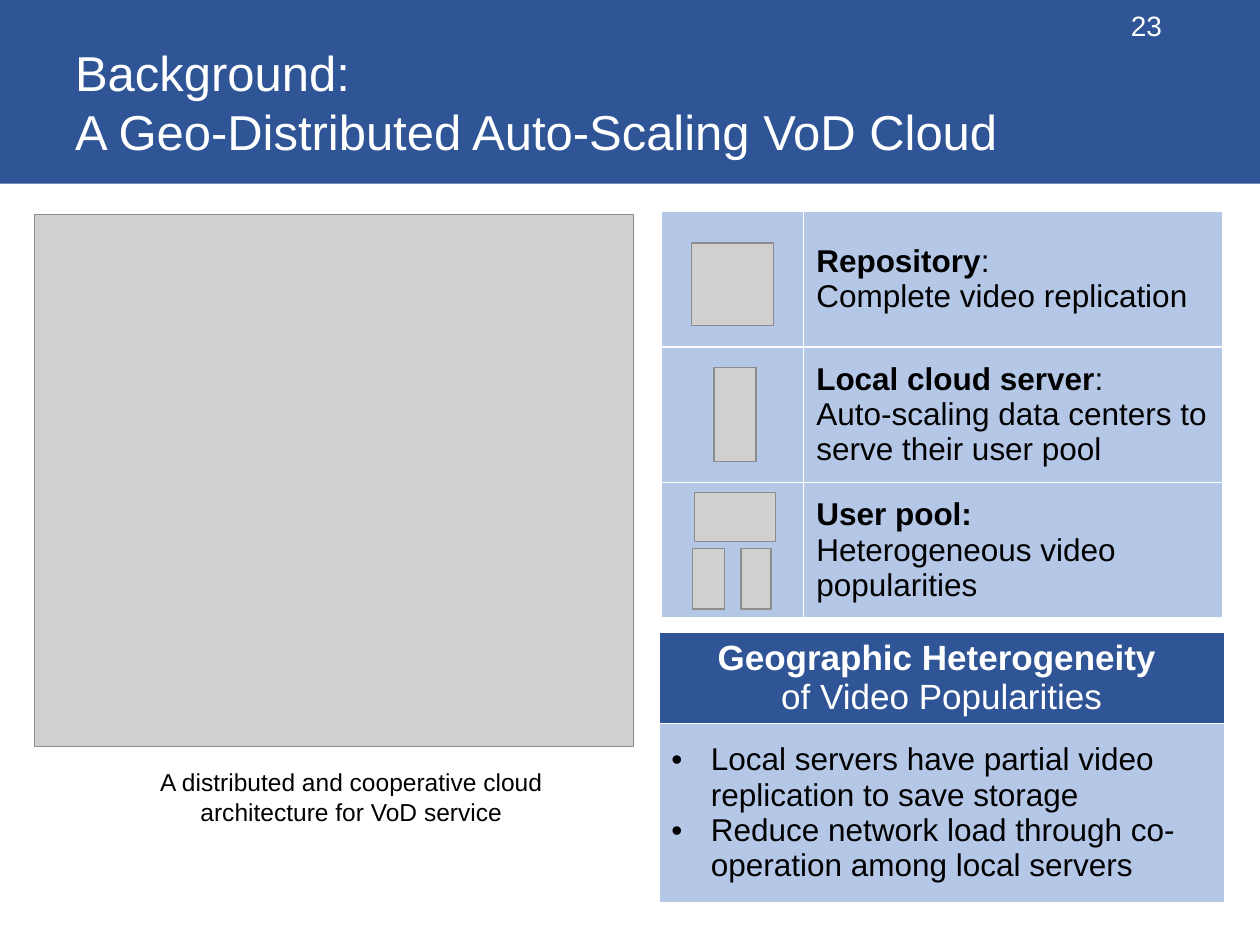
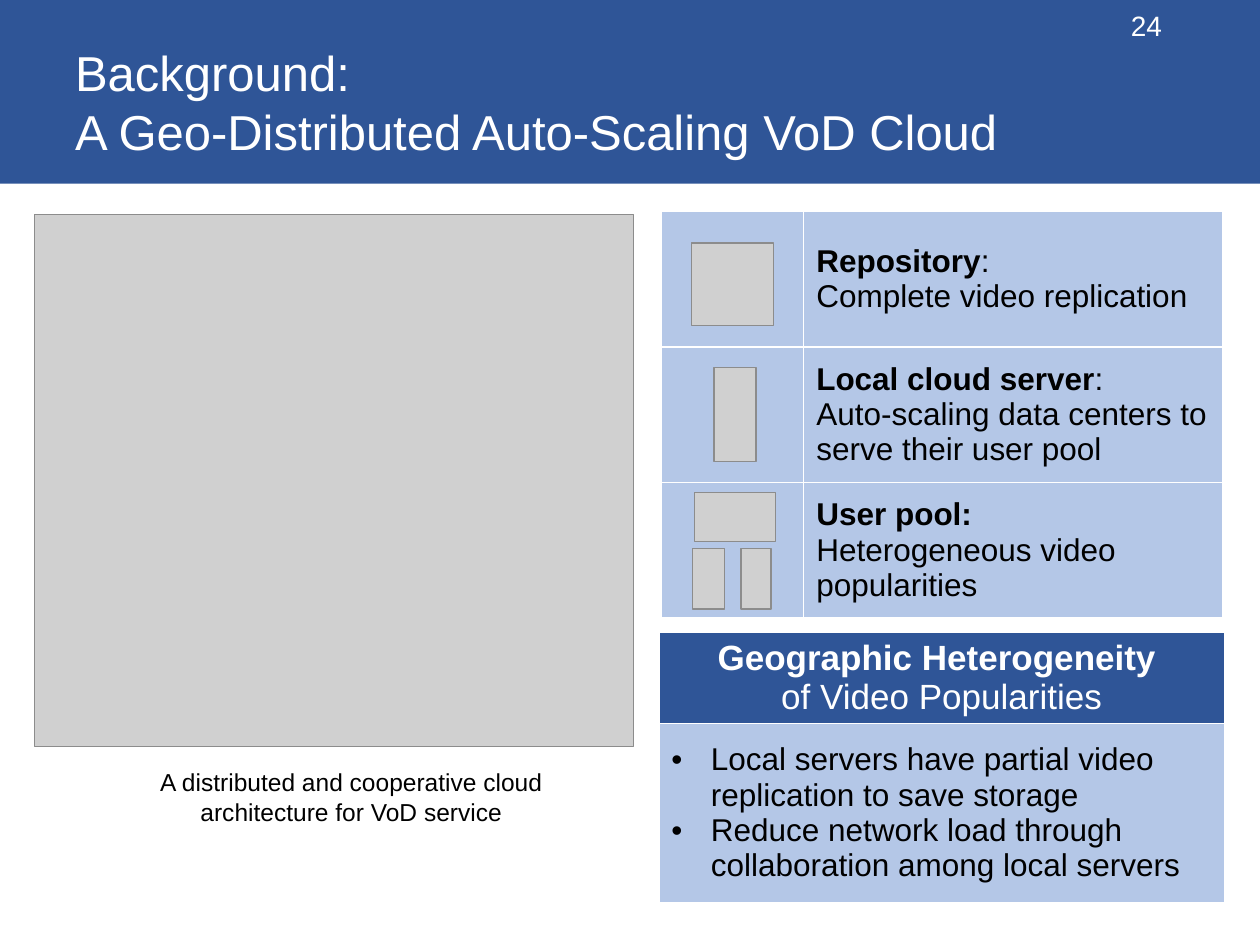
Before and after one commit to changzhangyu/changzhangyu.github.io, a slide deck: slide 24 of files/thesis/thesis.pptx (slide 23 before the commit). Drawn at 1260x945 pixels with LibreOffice and Linux fonts; fonts in the diff are those of the drawing; grey boxes stand for pictures. Boxes give left, top, right and bottom in pixels: in the first picture for what was removed or moved away, otherwise in the second. Text is boxed around its words. In the diff, an @@ line names an element or a change of style, - is before the commit and + after.

```diff
--- a/files/thesis/thesis.pptx
+++ b/files/thesis/thesis.pptx
@@ page number at [1131,16,1162,36]: text changed @@
-23
+24
@@ table at [659,633,1225,908] @@
-row 2, column 1: Local servers have partial video replication to save storage / Reduce network load through co-operation among local servers
+row 2, column 1: Local servers have partial video replication to save storage / Reduce network load through collaboration among local servers
```
Also in this commit, not shown: 29 other slides changed, 7 slides added, 1 slide removed, 1 other file.
